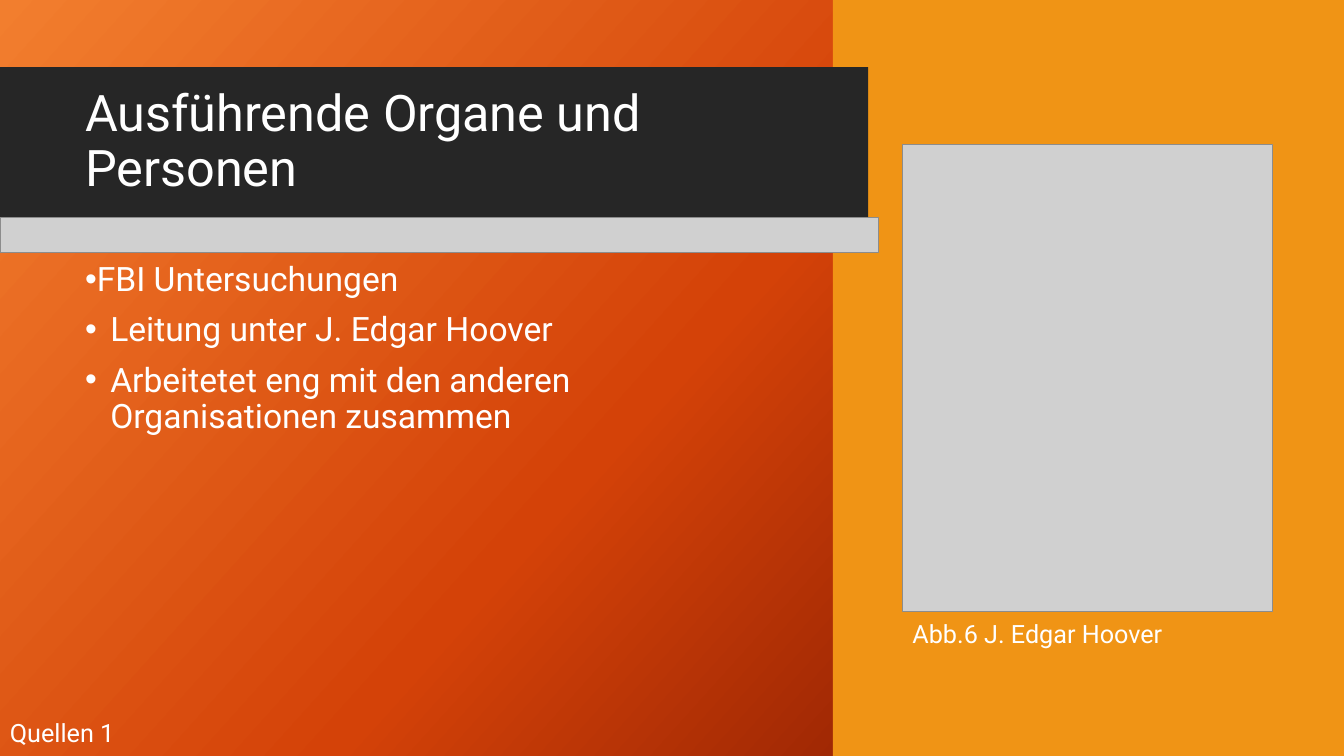
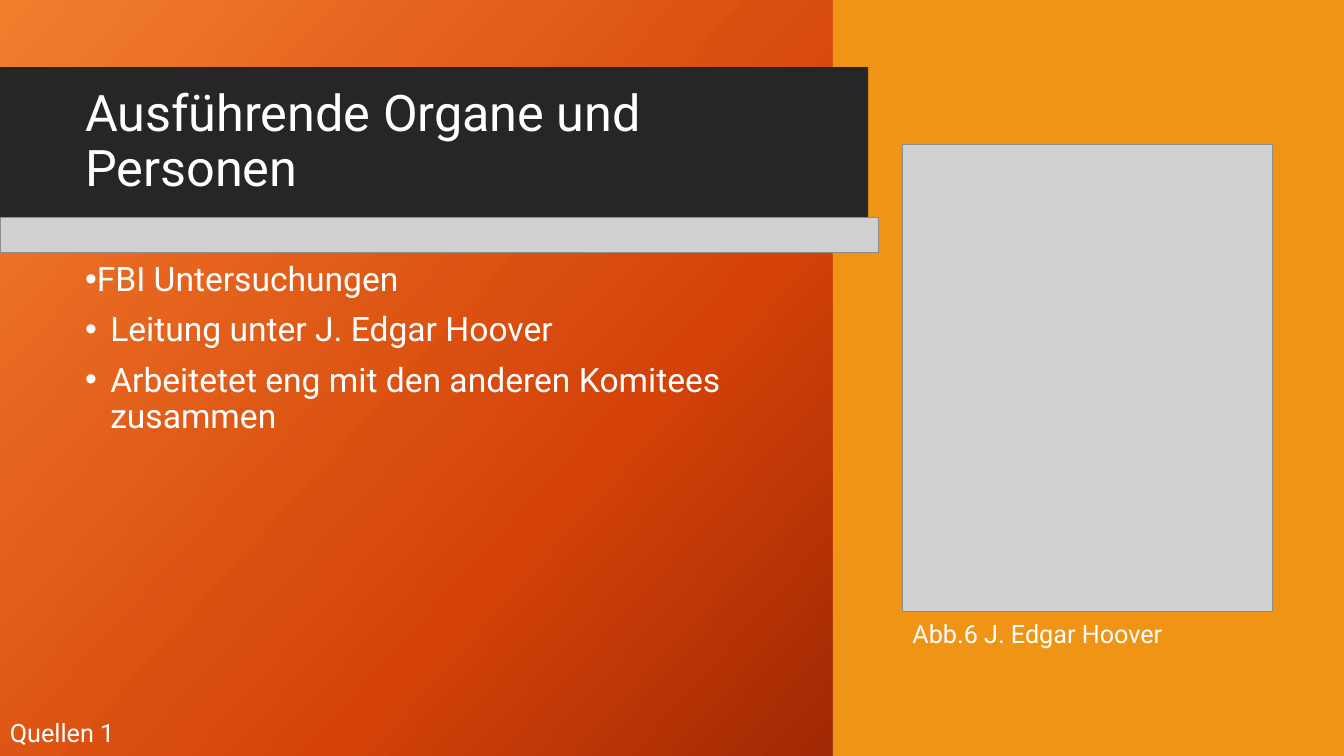
Before and after one commit to AkazeX/Schule, a slide deck: slide 7 of BM/Geschichte/McCathyismus/McCarthyismus.pptx. Drawn at 1344x756 pixels with LibreOffice and Linux fonts; fonts in the diff are those of the drawing; grey boxes stand for pictures; background and template pictures are left out. Boxes give left, top, right and bottom in pixels: in the first picture for what was removed or moved away, otherwise in the second. Text is boxed around its words. In the diff, an @@ line names an element or a change of style, - is before the commit and + after.

```diff
--- a/BM/Geschichte/McCathyismus/McCarthyismus.pptx
+++ b/BM/Geschichte/McCathyismus/McCarthyismus.pptx
@@ text at <box>110,366,720,429</box>: text changed @@
-• Arbeitetet eng mit den anderen Organisationen zusammen
+• Arbeitetet eng mit den anderen Komitees zusammen
```
Also in this commit, not shown: 7 other slides changed, 1 slide added, 7 other files.
